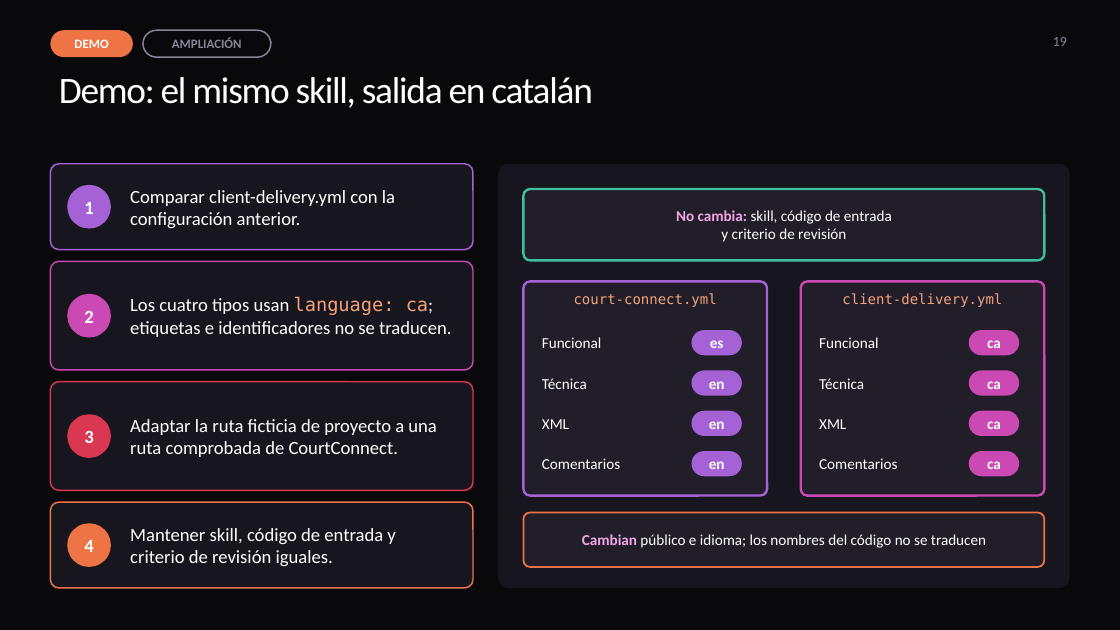
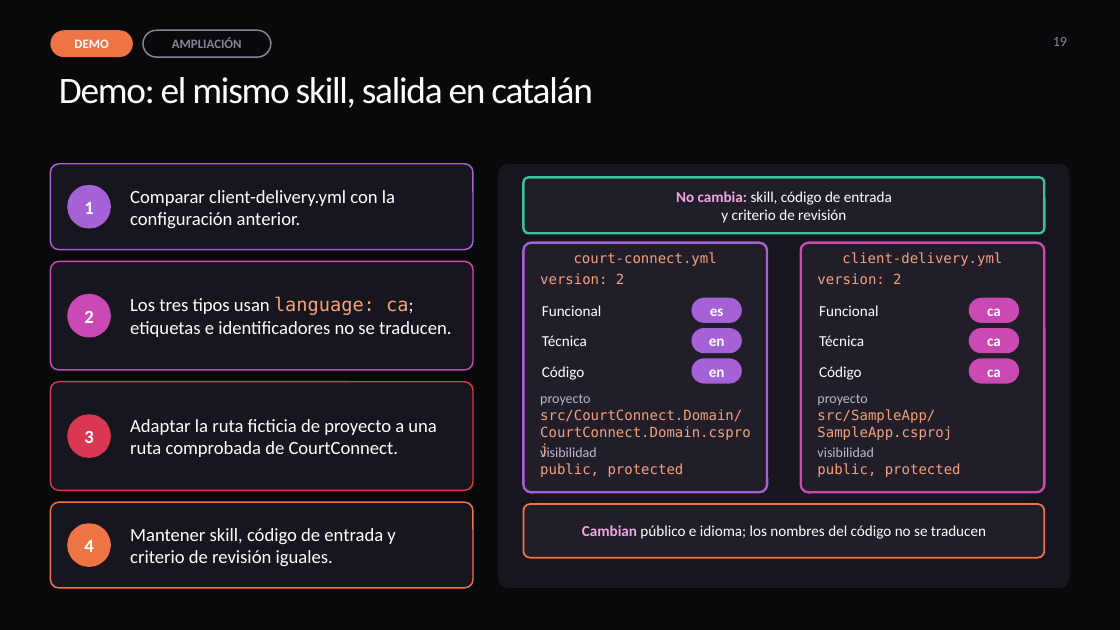
Before and after one commit to ybenzina/formacion-dotnet-junior, a slide deck: slide 19 of docs/masterclasses/masterclass-ai-agents.pptx. Drawn at 1120x630 pixels with LibreOffice and Linux fonts; fonts in the diff are those of the drawing. Boxes give left, top, right and bottom in pixels: in the first picture for what was removed or moved away, otherwise in the second. Text is boxed around its words. In the diff, an @@ line names an element or a change of style, - is before the commit and + after.

```diff
--- a/docs/masterclasses/masterclass-ai-agents.pptx
+++ b/docs/masterclasses/masterclass-ai-agents.pptx
@@ rounded rectangle "No cambia: skill, código de ...": place and size @@
-rounded rectangle "No cambia: skill, código de ..." at (523,189,1044,260)
+rounded rectangle "No cambia: skill, código de ..." at (523,177,1044,234)
@@ rounded rectangle: place and size @@
-rounded rectangle at (523,281,767,496)
+rounded rectangle at (523,243,767,492)
@@ text "court-connect.yml": place and size @@
-text "court-connect.yml" at (574,293,717,307)
+text "court-connect.yml" at (574,252,717,266)
@@ rounded rectangle: place and size @@
-rounded rectangle at (801,281,1044,496)
+rounded rectangle at (801,243,1044,492)
@@ text "client-delivery.yml": place and size @@
-text "client-delivery.yml" at (842,293,1002,307)
+text "client-delivery.yml" at (842,252,1002,266)
@@ text at (130,297,451,337): text changed @@
-Los cuatro tipos usan language: ca; etiquetas e identificadores no se traducen.
+Los tres tipos usan language: ca; etiquetas e identificadores no se traducen.
@@ text "Funcional": place and size @@
-text "Funcional" at (542,337,601,348)
+text "Funcional" at (542,305,601,316)
@@ text added at (540,273,624,284), 12 pt, text #F5A27A @@
+version: 2
@@ rounded rectangle "es": place and size @@
-rounded rectangle "es" at (691,330,742,355)
+rounded rectangle "es" at (691,297,742,323)
@@ text added at (817,273,901,284), 12 pt, text #F5A27A @@
+version: 2
@@ text "Funcional": place and size @@
-text "Funcional" at (819,337,878,348)
+text "Funcional" at (819,305,878,316)
@@ rounded rectangle "ca": place and size @@
-rounded rectangle "ca" at (969,330,1019,355)
+rounded rectangle "ca" at (969,297,1019,323)
@@ 2 rounded rectangles, 2 texts: place and size @@
-2 rounded rectangles, 2 texts at (542,371,1019,396)
+2 rounded rectangles, 2 texts at (542,329,1019,354)
@@ rounded rectangle "en": place and size @@
-rounded rectangle "en" at (691,411,742,436)
+rounded rectangle "en" at (691,359,742,384)
@@ rounded rectangle "ca": place and size @@
-rounded rectangle "ca" at (969,411,1019,436)
+rounded rectangle "ca" at (969,359,1019,384)
@@ text at (542,366,584,380): text changed @@
-XML
+Código
@@ text at (819,366,861,380): text changed @@
-XML
+Código
@@ text added at (540,394,750,440), 12 pt, text #F5A27A @@
+proyecto
+src/CourtConnect.Domain/
+CourtConnect.Domain.csproj
@@ text added at (817,394,952,440), 12 pt, text #F5A27A @@
+proyecto
+src/SampleApp/
+SampleApp.csproj
@@ text added at (540,446,684,477), 12 pt, text #F5A27A @@
+visibilidad
+public, protected
@@ text added at (817,447,961,477), 12 pt, text #F5A27A @@
+visibilidad
+public, protected
@@ text removed at (542,458,620,469) @@
-Comentarios
@@ rounded rectangle removed at (691,451,742,476) @@
-en
@@ text removed at (819,458,897,469) @@
-Comentarios
@@ rounded rectangle removed at (969,451,1019,476) @@
-ca
@@ rounded rectangle "Cambian público e idioma; los ...": place and size @@
-rounded rectangle "Cambian público e idioma; los ..." at (523,513,1044,567)
+rounded rectangle "Cambian público e idioma; los ..." at (523,504,1044,558)
```
Also in this commit, not shown: 9 other slides changed, 50 other files.
